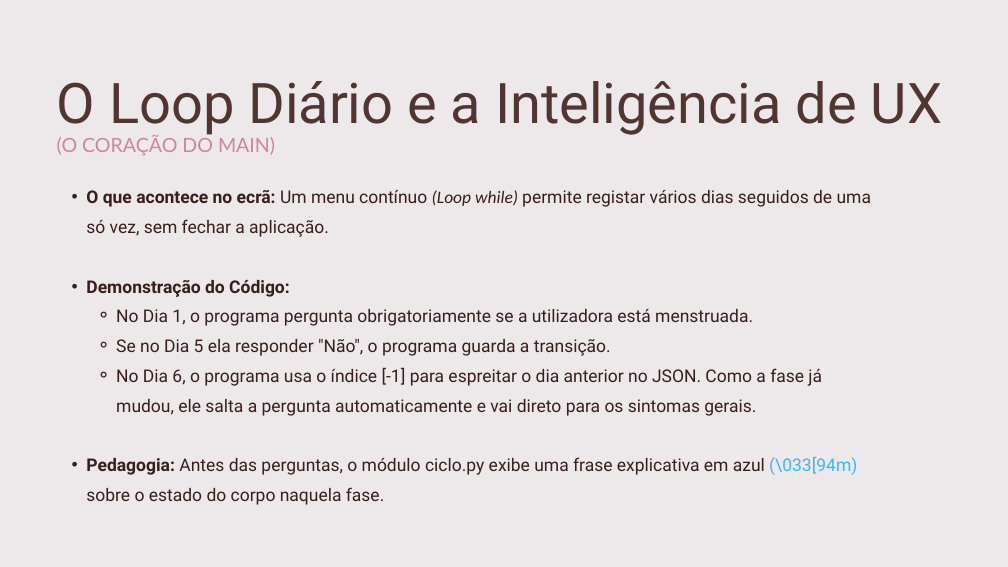
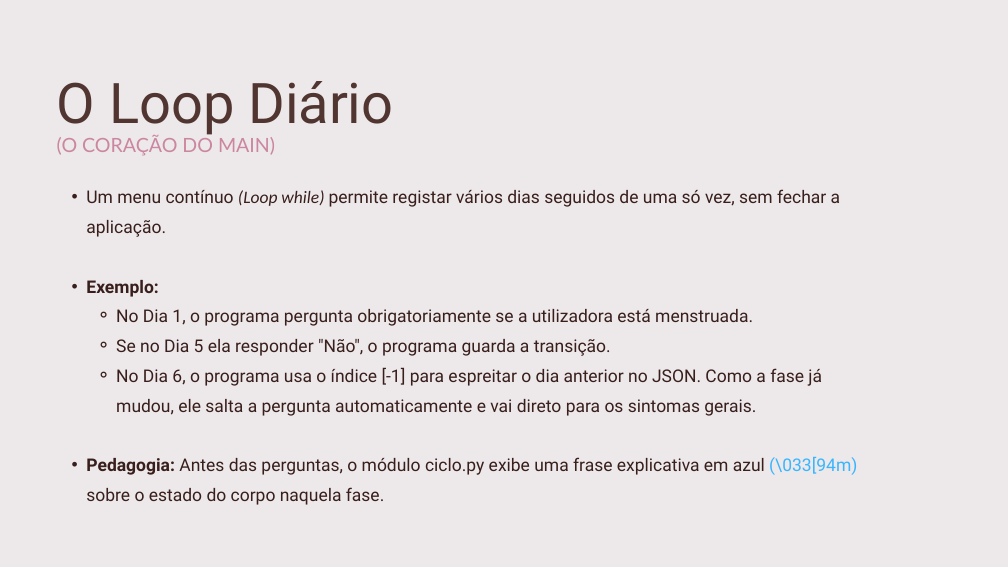
Before and after one commit to CarmitaGomes/projeto-ufcd-10790, a slide deck: slide 6 of assets/apresentacao.pptx. Drawn at 1008x567 pixels with LibreOffice and Linux fonts; fonts in the diff are those of the drawing. Boxes give left, top, right and bottom in pixels: in the first picture for what was removed or moved away, otherwise in the second. Text is boxed around its words. In the diff, an @@ line names an element or a change of style, - is before the commit and + after.

```diff
--- a/assets/apresentacao.pptx
+++ b/assets/apresentacao.pptx
@@ text at (57, 81, 393, 137): text changed @@
-O Loop Diário e a Inteligência de UX
+O Loop Diário
@@ text at (86, 189, 841, 297): text changed @@
-  • O que acontece no ecrã: Um menu contínuo (Loop while) permite registar vários dias seguidos de uma só vez, sem fechar a aplicação.
-  • Demonstração do Código:
+  • Um menu contínuo (Loop while) permite registar vários dias seguidos de uma só vez, sem fechar a aplicação.
+  • Exemplo:
```
Also in this commit, not shown: 5 other slides changed, 1 other file.
